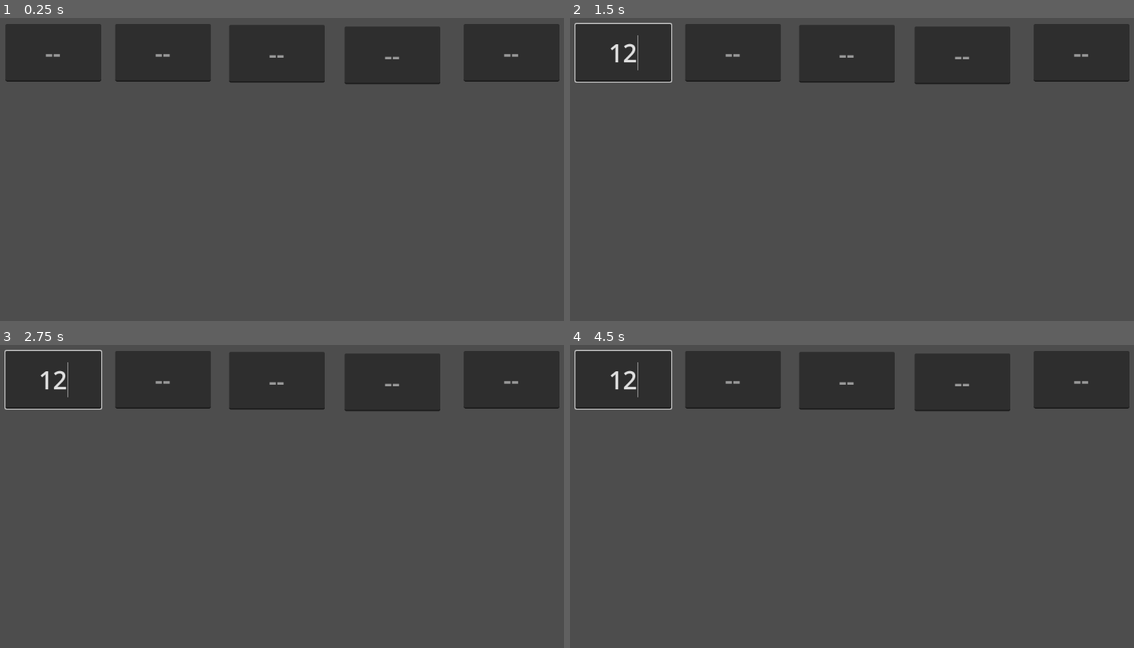
Above: before the commit, frames 1-4 (two rows, left to right).
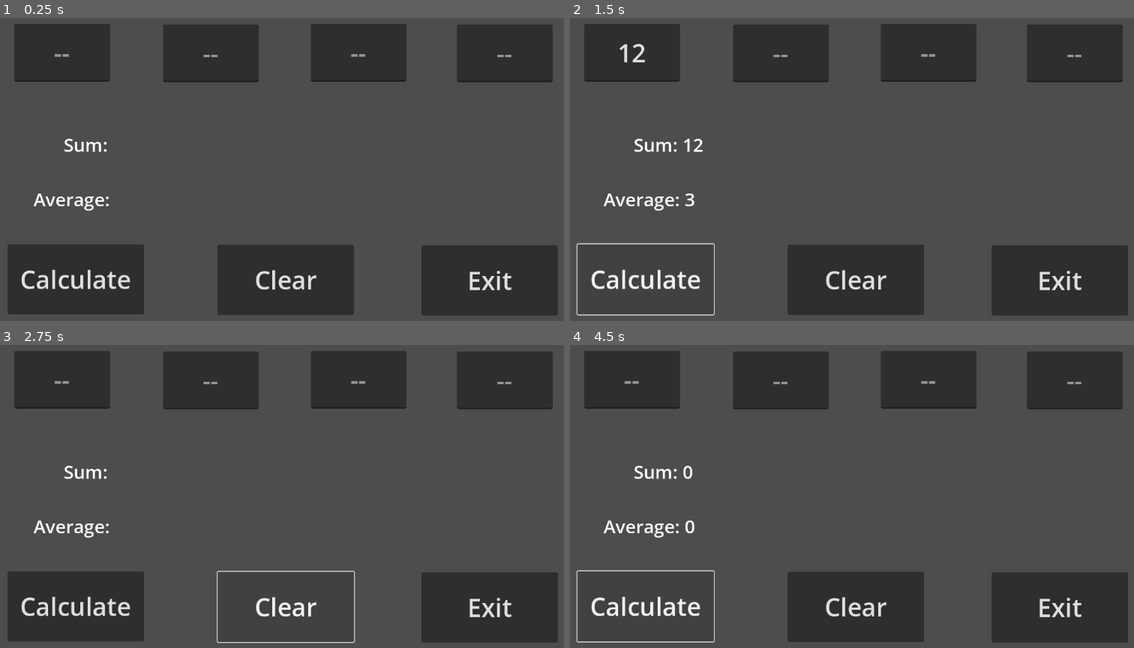
Above: after the commit, the same moments.

Repository: janssen-r/game-design-1
Game: Godot game, scene res://LangDocs/prog_54b.tscn
The game is run twice, just before and just after one commit, with the same random seed, the same clock (stepped at 60 frames per second) and the same inputs. The project has no main scene, so this scene is started directly.
Inputs (mouse positions are in pixels of both pictures, inside the frame that each line leads up to):
- Up to frame 1 (0.25 s): no input
- Up to frame 2 (1.5 s): click (620, 51) at 0.52 s; type "12" at 0.6 s; click (643, 278) at 1.25 s, where only the run after the commit has a clickable "Calculate"
- Up to frame 3 (2.75 s): click (287, 605) at 2 s, where only the run after the commit has a clickable "Clear"
- Up to frame 4 (4.5 s): click (643, 605) at 2.75 s, where only the run after the commit has a clickable "Calculate"; click (857, 605) at 3.5 s, where only the run after the commit has a clickable "Clear"; click (643, 605) at 4.25 s, where only the run after the commit has a clickable "Calculate"

The runs differ from the first frame. In frame 1, 24% of the frame differs, in the area x 0-100%, y 1-99%; in frame 2, 20%; in frame 3, 19%; in frame 4, 20%.

Commit message:
Update 9/6

Diff:
--- a/LangDocs/prog_54b.tscn
+++ b/LangDocs/prog_54b.tscn
@@ -1,7 +1,10 @@
-[gd_scene load_steps=3 format=3 uid="uid://blqqk5lsmb5q7"]
+[gd_scene load_steps=4 format=3 uid="uid://blqqk5lsmb5q7"]
 
 [ext_resource type="Script" path="res://prog_54b.gd" id="1_eigq0"]
 [ext_resource type="Theme" uid="uid://cv1o3wmjapddp" path="res://BigFont.tres" id="2_ufsge"]
+
+[sub_resource type="LabelSettings" id="LabelSettings_3a4yj"]
+font_size = 35
 
 [node name="Prog_54b" type="Control"]
 layout_mode = 3
@@ -14,9 +17,9 @@
 
 [node name="txtNum1" type="LineEdit" parent="."]
 layout_mode = 0
-offset_left = 35.0
+offset_left = 52.0
 offset_top = 62.0
-offset_right = 219.0
+offset_right = 236.0
 offset_bottom = 173.0
 theme = ExtResource("2_ufsge")
 placeholder_text = "--"
@@ -24,40 +27,81 @@
 
 [node name="txtNum2" type="LineEdit" parent="."]
 layout_mode = 0
-offset_left = 246.0
-offset_top = 62.0
-offset_right = 430.0
-offset_bottom = 173.0
+offset_left = 338.0
+offset_top = 63.0
+offset_right = 522.0
+offset_bottom = 174.0
 theme = ExtResource("2_ufsge")
 placeholder_text = "--"
 alignment = 1
 
 [node name="txtNum3" type="LineEdit" parent="."]
 layout_mode = 0
-offset_left = 465.0
-offset_top = 64.0
-offset_right = 649.0
-offset_bottom = 175.0
+offset_left = 622.0
+offset_top = 62.0
+offset_right = 806.0
+offset_bottom = 173.0
 theme = ExtResource("2_ufsge")
 placeholder_text = "--"
 alignment = 1
 
 [node name="txtNum4" type="LineEdit" parent="."]
 layout_mode = 0
-offset_left = 687.0
-offset_top = 67.0
-offset_right = 871.0
-offset_bottom = 178.0
+offset_left = 903.0
+offset_top = 63.0
+offset_right = 1087.0
+offset_bottom = 174.0
 theme = ExtResource("2_ufsge")
 placeholder_text = "--"
 alignment = 1
 
-[node name="txtNum5" type="LineEdit" parent="."]
+[node name="lblSum" type="Label" parent="."]
 layout_mode = 0
-offset_left = 916.0
-offset_top = 62.0
-offset_right = 1100.0
-offset_bottom = 173.0
+offset_left = 147.0
+offset_top = 237.0
+offset_right = 366.0
+offset_bottom = 352.0
+text = "Sum:"
+label_settings = SubResource("LabelSettings_3a4yj")
+vertical_alignment = 1
+
+[node name="lblAvg" type="Label" parent="."]
+layout_mode = 0
+offset_left = 89.0
+offset_top = 342.0
+offset_right = 308.0
+offset_bottom = 457.0
+text = "Average:"
+label_settings = SubResource("LabelSettings_3a4yj")
+vertical_alignment = 1
+
+[node name="btnCalc" type="Button" parent="."]
+layout_mode = 0
+offset_left = 39.0
+offset_top = 486.0
+offset_right = 301.0
+offset_bottom = 621.0
 theme = ExtResource("2_ufsge")
-placeholder_text = "--"
-alignment = 1
+text = "Calculate"
+
+[node name="btnClear" type="Button" parent="."]
+layout_mode = 0
+offset_left = 443.0
+offset_top = 487.0
+offset_right = 705.0
+offset_bottom = 622.0
+theme = ExtResource("2_ufsge")
+text = "Clear"
+
+[node name="btnExit" type="Button" parent="."]
+layout_mode = 0
+offset_left = 835.0
+offset_top = 488.0
+offset_right = 1097.0
+offset_bottom = 623.0
+theme = ExtResource("2_ufsge")
+text = "Exit"
+
+[connection signal="pressed" from="btnCalc" to="." method="_on_btn_calc_pressed"]
+[connection signal="pressed" from="btnClear" to="." method="_on_btn_clear_pressed"]
+[connection signal="pressed" from="btnExit" to="." method="_on_btn_exit_pressed"]
--- a/prog_54b.gd
+++ b/prog_54b.gd
@@ -1,11 +1,22 @@
 extends Control
 
+func _on_btn_calc_pressed() -> void:
+	var val1 = int($txtNum1.text)
+	var val2 = int($txtNum2.text)
+	var val3 = int($txtNum3.text)
+	var val4 = int($txtNum4.text)
+	var sum = int(val1+val2+val3+val4)
+	var avg = int((val1+val2+val3+val4)/4)
+	$lblSum.text = "Sum: " + str(sum)
+	$lblAvg.text = "Average: " + str(avg)
 
-# Called when the node enters the scene tree for the first time.
-func _ready() -> void:
-	pass # Replace with function body.
+func _on_btn_clear_pressed() -> void:
+	$lblSum.text = "Sum: "
+	$lblAvg.text = "Average: "
+	$txtNum1.text = ""
+	$txtNum2.text = ""
+	$txtNum3.text = ""
+	$txtNum4.text = ""
 
-
-# Called every frame. 'delta' is the elapsed time since the previous frame.
-func _process(delta: float) -> void:
-	pass
+func _on_btn_exit_pressed() -> void:
+	get_tree().quit()
